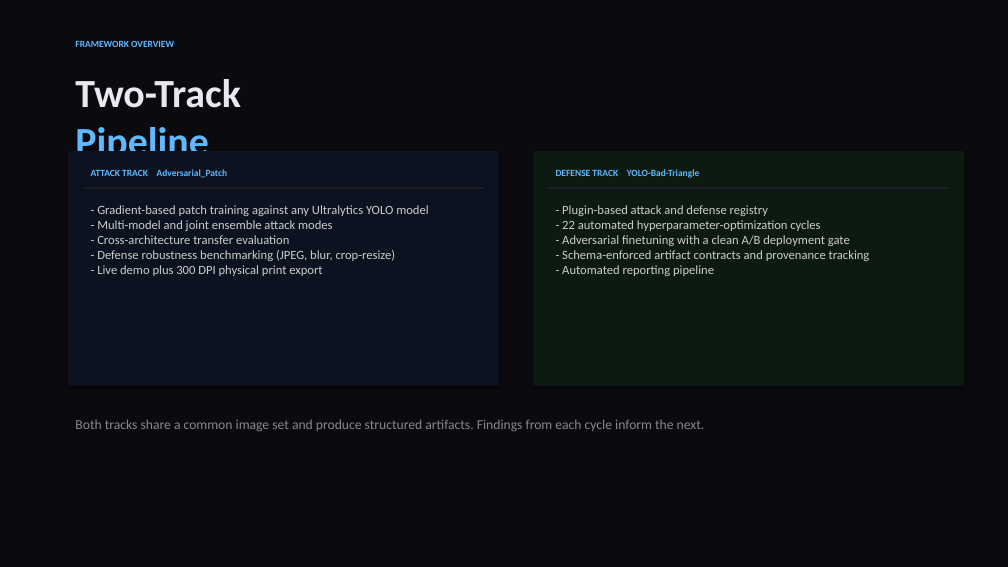
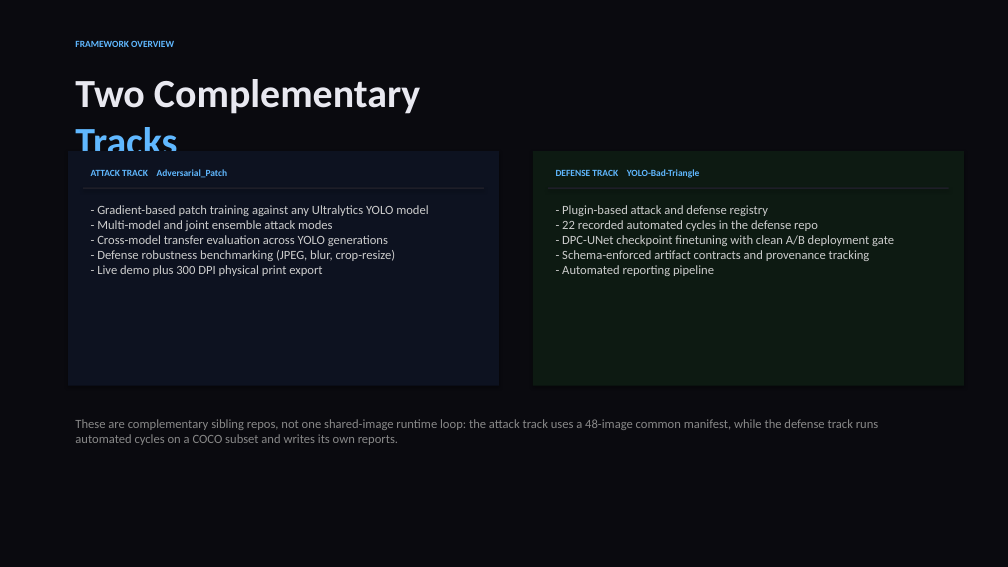
Before and after one commit to Cmaddock99/Patch_Yolo, a slide deck: slide 2 of presentation.pptx. Drawn at 1008x567 pixels with LibreOffice and Linux fonts; fonts in the diff are those of the drawing. Boxes give left, top, right and bottom in pixels: in the first picture for what was removed or moved away, otherwise in the second. Text is boxed around its words. In the diff, an @@ line names an element or a change of style, - is before the commit and + after.

Commit message:
Reconcile presentation claims with current artifacts

```diff
--- a/presentation.pptx
+++ b/presentation.pptx
@@ text at [75,79,420,151]: text changed @@
-Two-Track
-Pipeline
+Two Complementary
+Tracks
@@ text at [97,235,388,246]: text changed @@
-- Cross-architecture transfer evaluation
+- Cross-model transfer evaluation across YOLO generations
@@ text at [562,220,894,246]: text changed @@
-- 22 automated hyperparameter-optimization cycles
-- Adversarial finetuning with a clean A/B deployment gate
+- 22 recorded automated cycles in the defense repo
+- DPC-UNet checkpoint finetuning with clean A/B deployment gate
@@ text at [75,419,879,445]: text changed; size 13 to 12 pt @@
-Both tracks share a common image set and produce structured artifacts. Findings from each cycle inform the next.
+These are complementary sibling repos, not one shared-image runtime loop: the attack track uses a 48-image common manifest, while the defense track runs automated cycles on a COCO subset and writes its own reports.
```
Also in this commit, not shown: 7 other slides changed, 5 other files.
